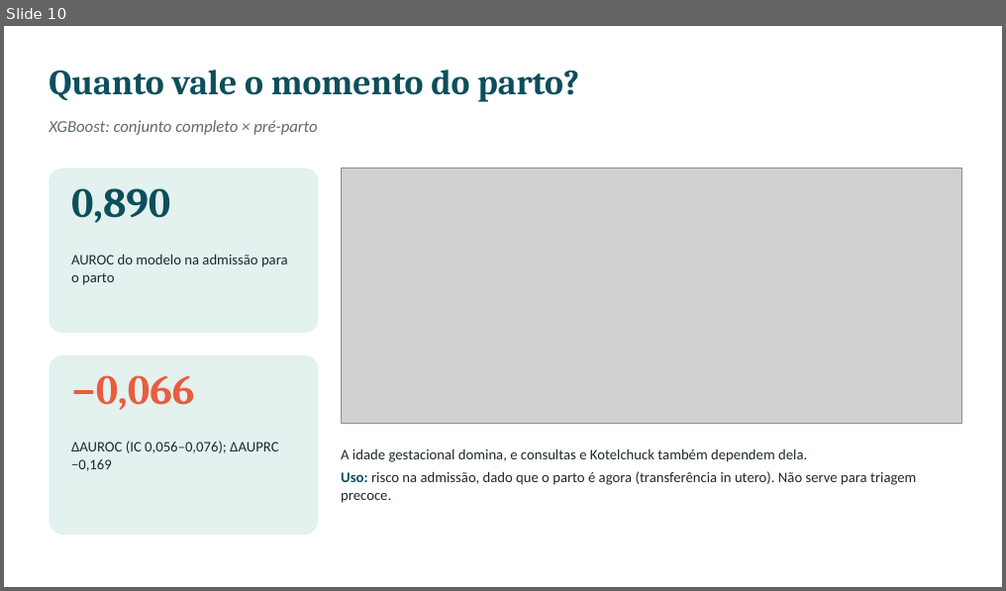
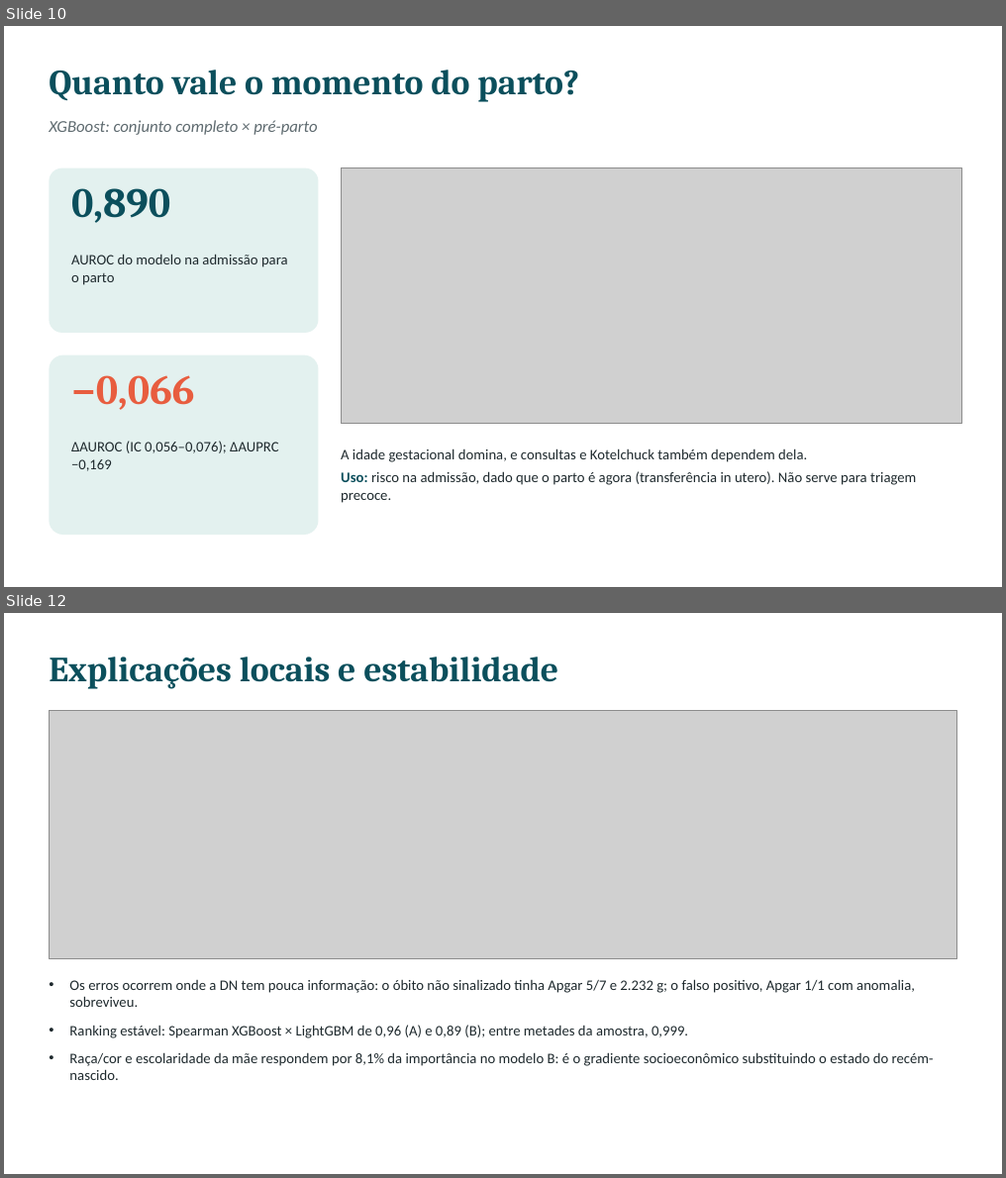
Before and after one commit to CledsonSilvaAraujo/mortalidade-neonatal-rj, a slide deck: slides/apresentacao.pptx. Shown one above the other, each under a label of ours: slide 10 before the commit, slides 10 and 12 after it; the slides between them are not shown. The pictures are 1006x591 and 1006x1178 pixels, drawn with LibreOffice and Linux fonts; fonts in the diff are those of the drawing; grey boxes stand for pictures. Boxes give left, top, right and bottom in pixels: in the first picture for what was removed or moved away, otherwise in the second. Text is boxed around its words. In the diff, an @@ line names an element or a change of style, - is before the commit and + after.

```diff
--- a/slides/apresentacao.pptx
+++ b/slides/apresentacao.pptx
@@ slide 12 added at [4, 613, 1002, 1174], background #FFFFFF @@
@@ text added at [49, 657, 558, 689], 34 pt, text #0B4F5C, bold @@
+Explicações locais e estabilidade
@@ picture added at [49, 710, 957, 959] @@
@@ text added at [69, 979, 934, 1080], 14 pt, text #1F2A2E @@
+• Os erros ocorrem onde a DN tem pouca informação: o óbito não sinalizado tinha Apgar 5/7 e 2.232 g; o falso positivo, Apgar 1/1 com anomalia, sobreviveu.
+• Ranking estável: Spearman XGBoost × LightGBM de 0,96 (A) e 0,89 (B); entre metades da amostra, 0,999.
+• Raça/cor e escolaridade da mãe respondem por 8,1% da importância no modelo B: é o gradiente socioeconômico substituindo o estado do recém-nascido.
```
Also in this commit, not shown: 4 slides changed, 1 other slide added, 22 other files.
